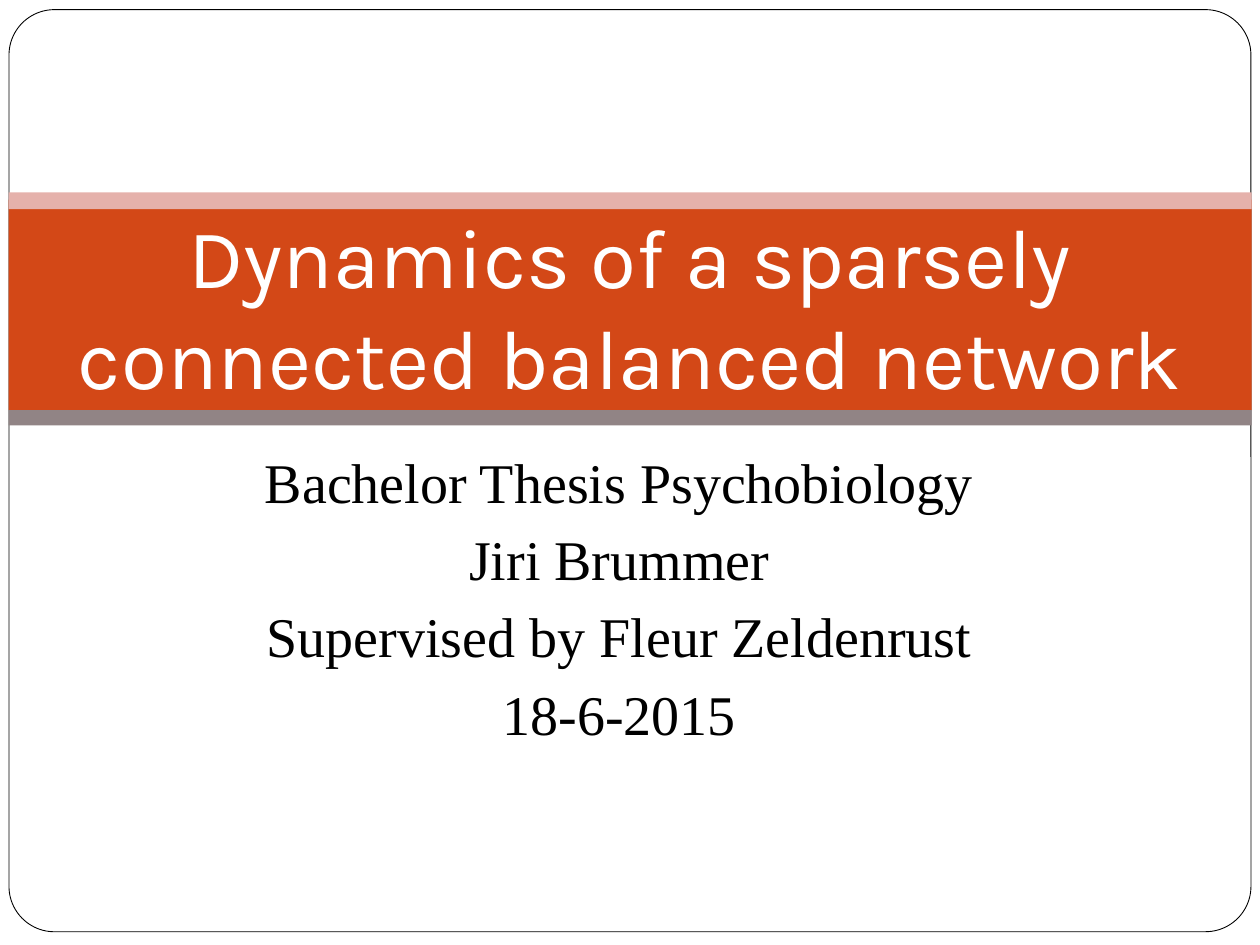
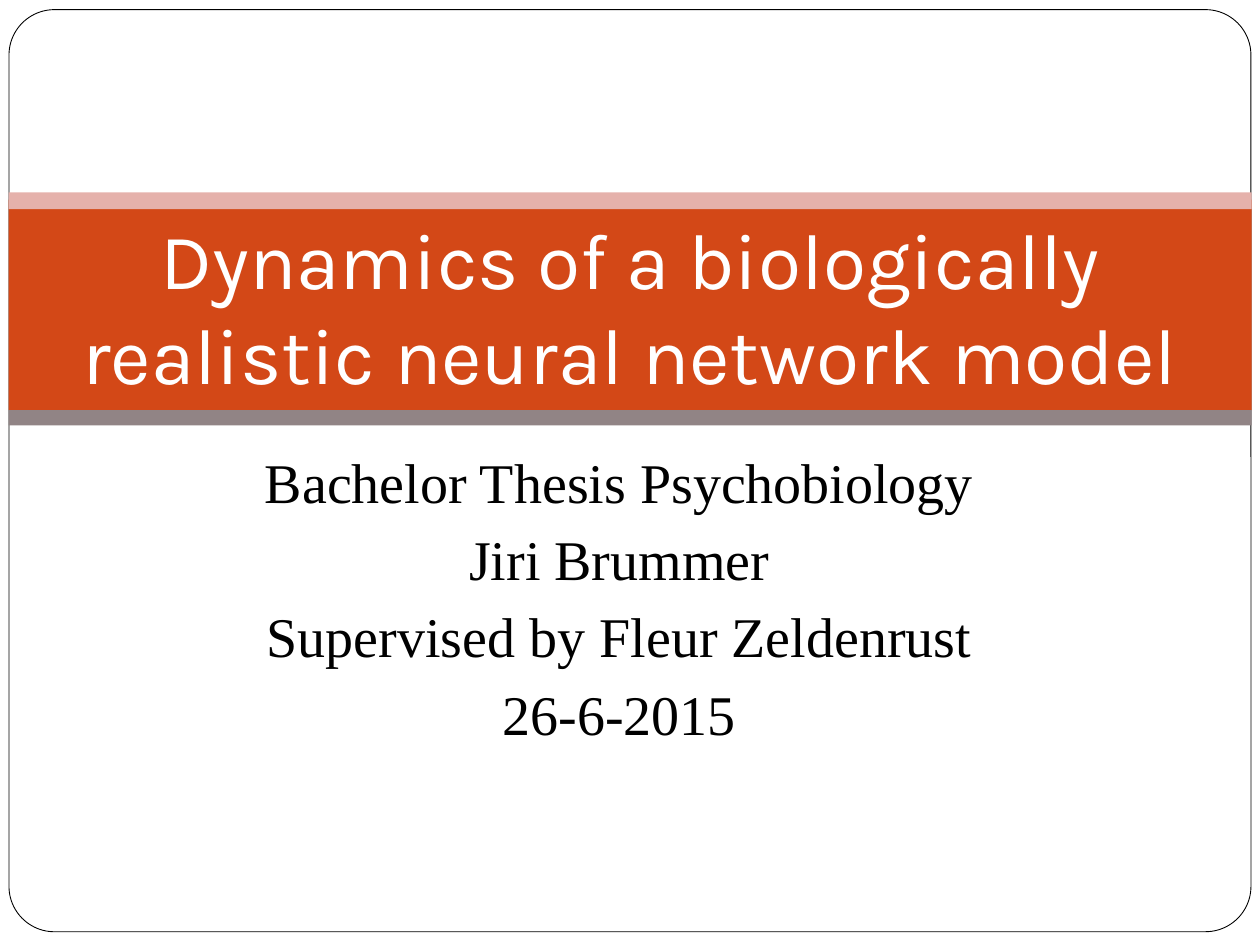
Before and after one commit to jiribrummer/Balanced_network, a slide deck: slide 1 of Final presentation bachelor thesis Jiri Brummer - dynamics of balanced network.pptx. Drawn at 1260x945 pixels with LibreOffice and Linux fonts; fonts in the diff are those of the drawing; background and template pictures are left out. Boxes give left, top, right and bottom in pixels: in the first picture for what was removed or moved away, otherwise in the second. Text is boxed around its words. In the diff, an @@ line names an element or a change of style, - is before the commit and + after.

```diff
--- a/Final presentation bachelor thesis Jiri Brummer - dynamics of balanced network.pptx
+++ b/Final presentation bachelor thesis Jiri Brummer - dynamics of balanced network.pptx
@@ title at [83, 234, 1177, 385]: text changed; size 48 to 45 pt @@
-Dynamics of a sparsely connected balanced network
+Dynamics of a biologically realistic neural network model
@@ subtitle at [503, 697, 736, 736]: text changed @@
-18-6-2015
+26-6-2015
```
Also in this commit, not shown: 15 other slides changed, 2 slides added, 11 other files.
